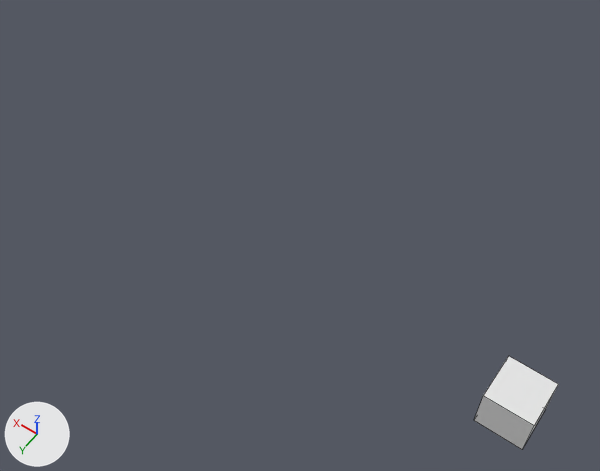
What one commit did to the Blender file Src/Objects/MeshLib.blend.
Camera for both pictures: a camera (50 mm lens) standing at (-1.7, 16.1, 28.0) and looking at (9.3, 0.6, 3.7). The axes (+X, +Y, +Z) are drawn at lower left. The lights are the same throughout. Mesh edges are drawn as thin lines.
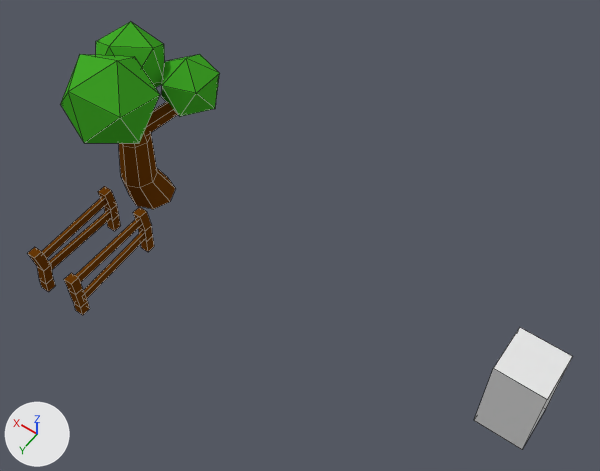
The newer file is also rescaled (x0.5), turned or shifted as a whole; pictures and numbers use the older file's frame.

The change, as a list of edits to the scene's bpy script:
```text
Add mat_wood1:
    mat_wood1 = diffuse_material('Wood1')
    mat_wood1.base_color = (0.142, 0.042, 0.00214)  # brown #693a07
Add mat_leaves1:
    mat_leaves1 = diffuse_material('Leaves1')
    mat_leaves1.base_color = (0.0532, 0.393, 0.0218)  # green #41a829
Add me_tree1:
    me_tree1.from_pydata(...)  # 88 vertices, 102 faces; spans x -1.4..1.04, y -1.76..1.41, z 0.0..4.5
    # faces by material slot: [42, 60]
    me_tree1.materials.append(mat_wood1)  # brown #693a07
    me_tree1.materials.append(mat_leaves1)  # green #41a829
Add me_fence1:
    me_fence1.from_pydata(...)  # 48 vertices, 40 faces; spans x -0.15..0.14, y -1.15..1.1, z 0.0..1.2
    me_fence1.materials.append(mat_wood1)  # brown #693a07
Add me_fence1_002:
    me_fence1_002.from_pydata(...)  # 48 vertices, 40 faces; spans x -0.13..0.14, y -1.15..1.1, z 0.0..1.2
    me_fence1_002.materials.append(mat_wood1)  # brown #693a07
Change ob_cube:
    ob_cube.location: (0.0, 0.0, 0.0) -> (0.0, 0.0, 1.0)
    ob_cube.scale: (1.0, 1.0, 1.0) -> (1.0, 1.0, 2.0)
Add ob_tree1:
    ob_tree1 = bpy.data.objects.new('Tree1', me_tree1)
    ob_tree1.location = (18.52, 0.0, -1.0)
    ob_tree1.scale = (2.0, 2.0, 2.0)
Add ob_fence1:
    ob_fence1 = bpy.data.objects.new('Fence1', me_fence1)
    ob_fence1.location = (18.52, 4.0, -1.0)
    ob_fence1.scale = (2.0, 2.0, 2.0)
Add ob_fence2:
    ob_fence2 = bpy.data.objects.new('Fence2', me_fence1_002)
    ob_fence2.location = (16.52, 4.0, -1.0)
    ob_fence2.scale = (2.0, 2.0, 2.0)
```

Location of each change, [x1, y1, x2, y2] in pixels of the pictures (600 x 471 px):
'Tree1', added (green)
    after: [61, 22, 219, 209]
    faces in mat_leaves1 (green #41a829): [61, 22, 219, 143]
    faces in mat_wood1 (brown #693a07): [118, 102, 178, 209]
'Cube', moved, rescaled (18% wider, 30% taller)
    before: [474, 356, 558, 449]
    after: [474, 328, 573, 449]
'Fence1', added (brown)
    after: [27, 186, 121, 292]
'Fence2', added (brown)
    after: [64, 207, 154, 315]
